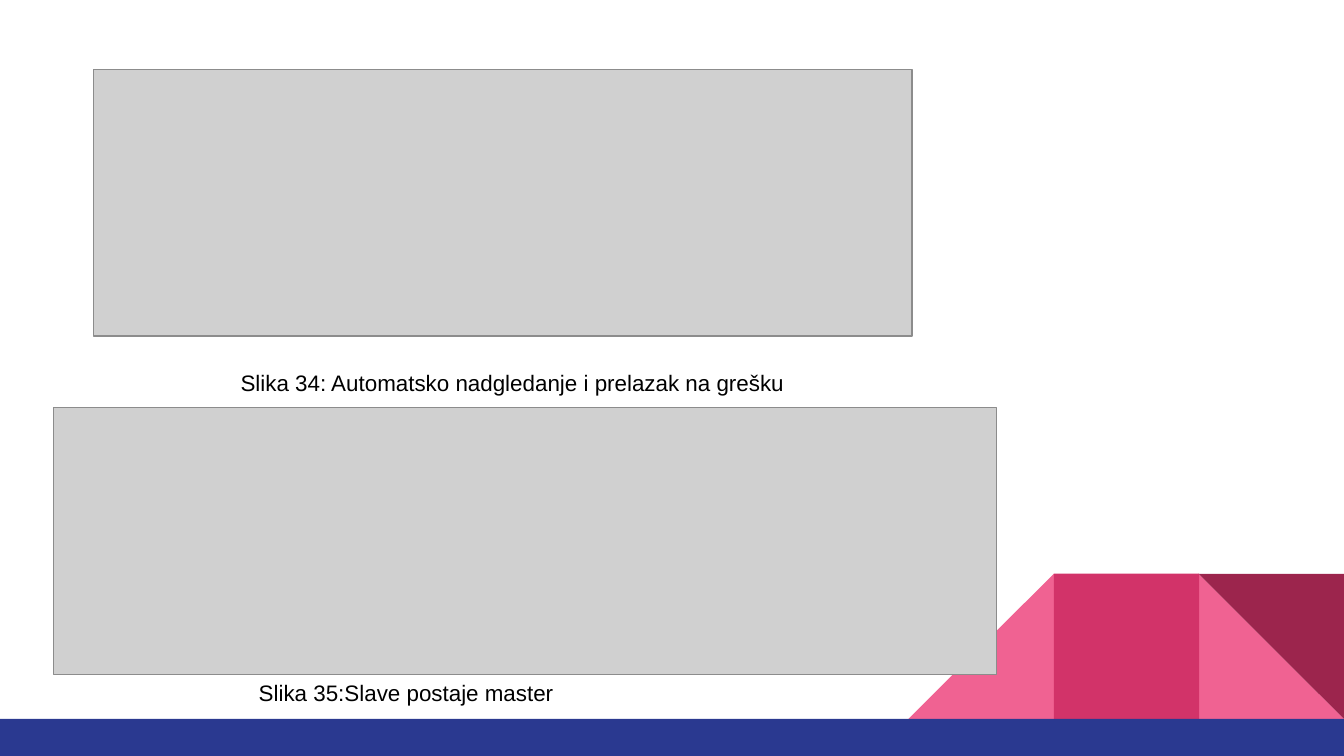
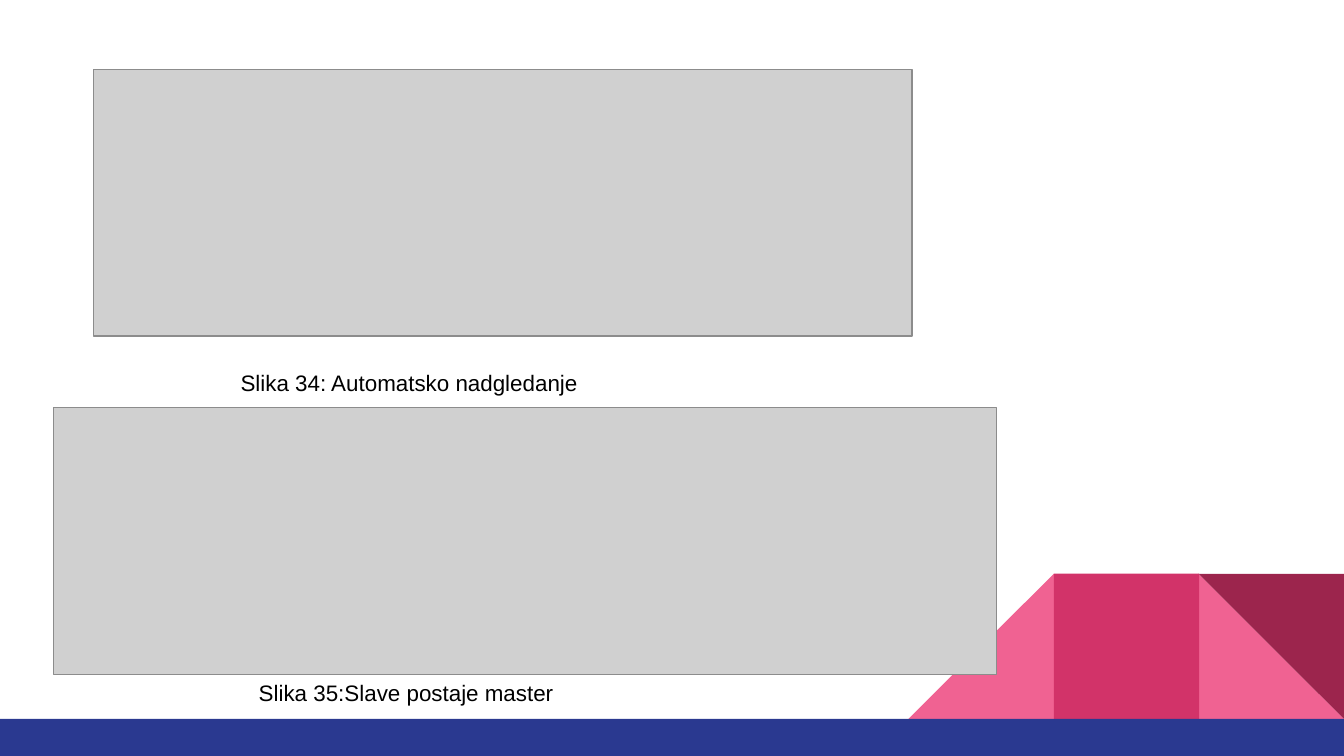
Before and after one commit to Vesna96/Replication-MySql, a slide deck: slide 28 of Replikacija kod MySql-a Vesna Stojanovic 1339.pptx. Drawn at 1344x756 pixels with LibreOffice and Linux fonts; fonts in the diff are those of the drawing; grey boxes stand for pictures. Boxes give left, top, right and bottom in pixels: in the first picture for what was removed or moved away, otherwise in the second. Text is boxed around its words. In the diff, an @@ line names an element or a change of style, - is before the commit and + after.

```diff
--- a/Replikacija kod MySql-a Vesna Stojanovic 1339.pptx
+++ b/Replikacija kod MySql-a Vesna Stojanovic 1339.pptx
@@ text at (241,374,578,396): text changed @@
-Slika 34: Automatsko nadgledanje i prelazak na grešku
+Slika 34: Automatsko nadgledanje
```
Also in this commit, not shown: 1 other file.
